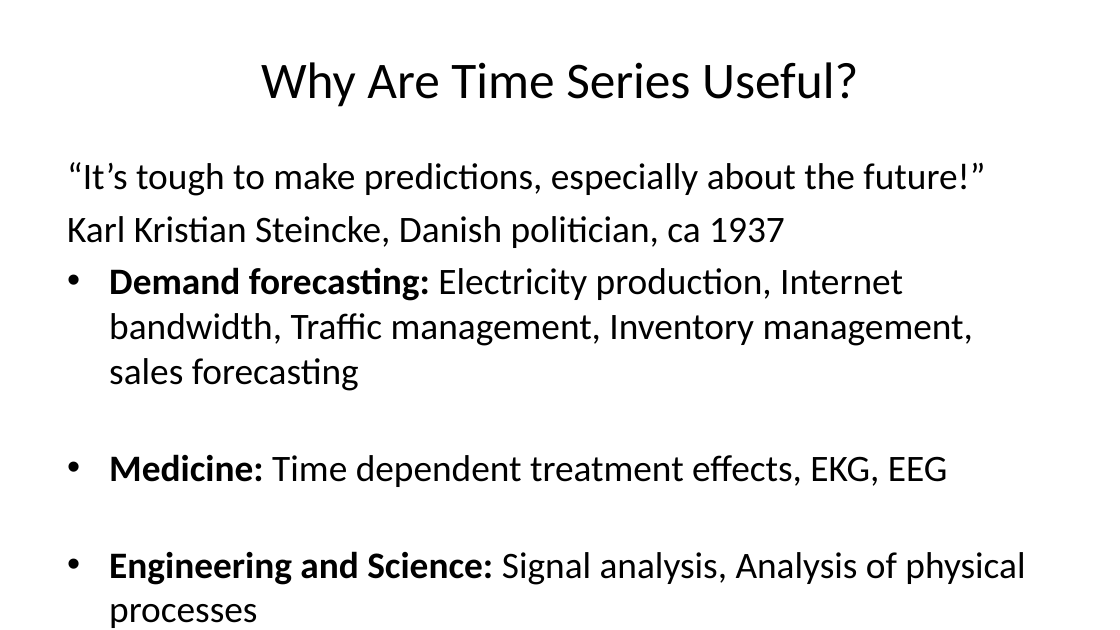
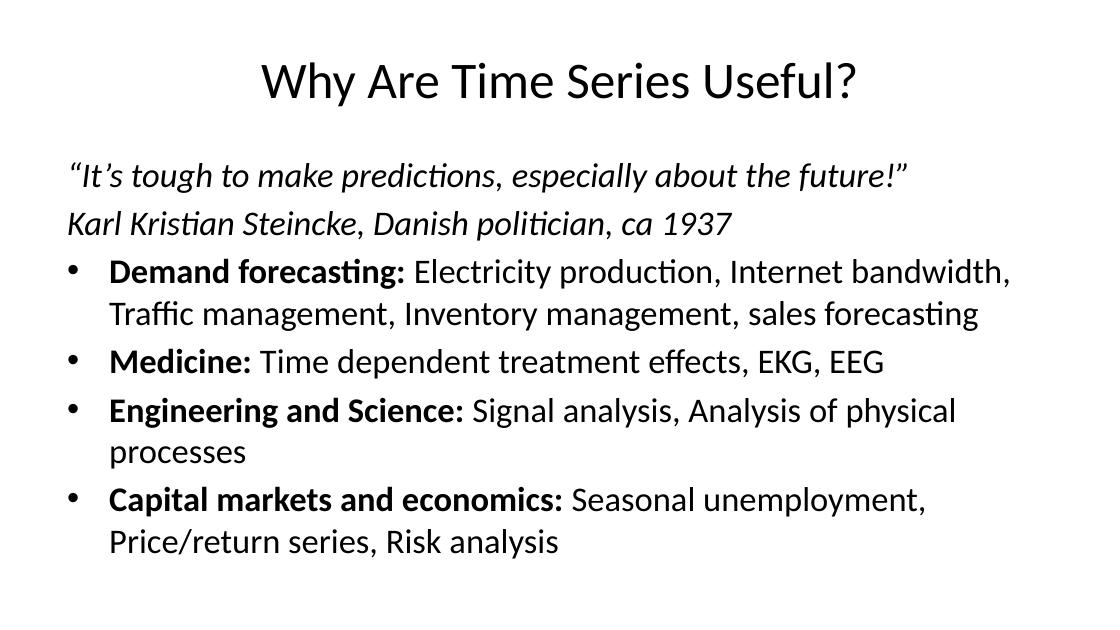
Before and after one commit to StephenElston/CSCI-E-83, a slide deck: slide 3 of LectureSlides/12_IntroductionToTimeSeriesForecasting.pptx. Drawn at 1120x630 pixels with LibreOffice and Linux fonts; fonts in the diff are those of the drawing. Boxes give left, top, right and bottom in pixels: in the first picture for what was removed or moved away, otherwise in the second. Text is boxed around its words. In the diff, an @@ line names an element or a change of style, - is before the commit and + after.

```diff
--- a/LectureSlides/12_IntroductionToTimeSeriesForecasting.pptx
+++ b/LectureSlides/12_IntroductionToTimeSeriesForecasting.pptx
@@ text "“It’s tough to make predictions, ..." at (x1=67, y1=162, x2=1011, y2=559): size 24 to 22.2 pt; italic on in "“It’s tough to make predictions, especially about ...", "Karl Kristian Steincke, Danish politician, ca 1937" @@
```
Also in this commit, not shown: 41 other slides changed, 1 slide added, 1 slide removed.
